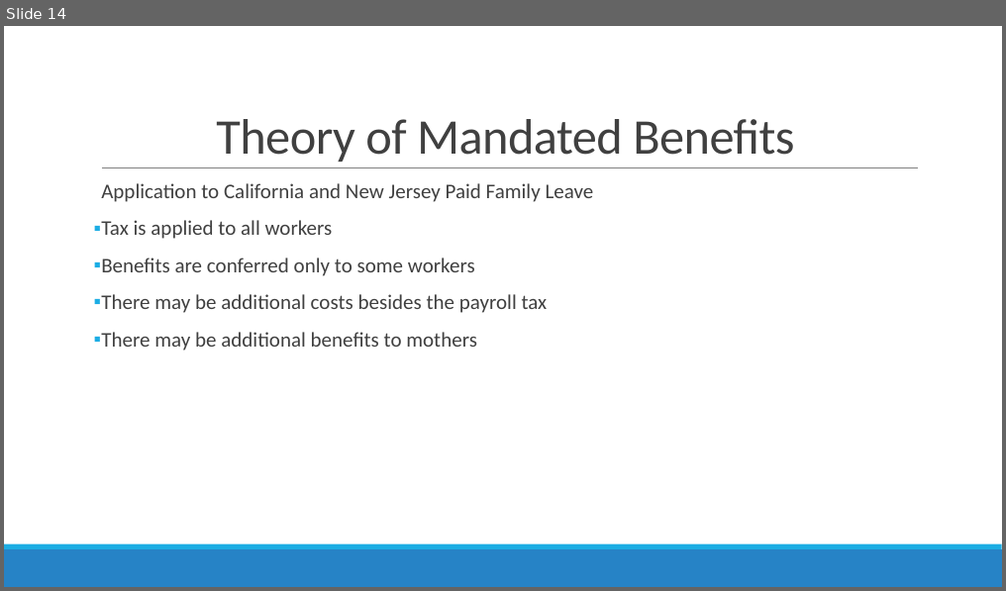
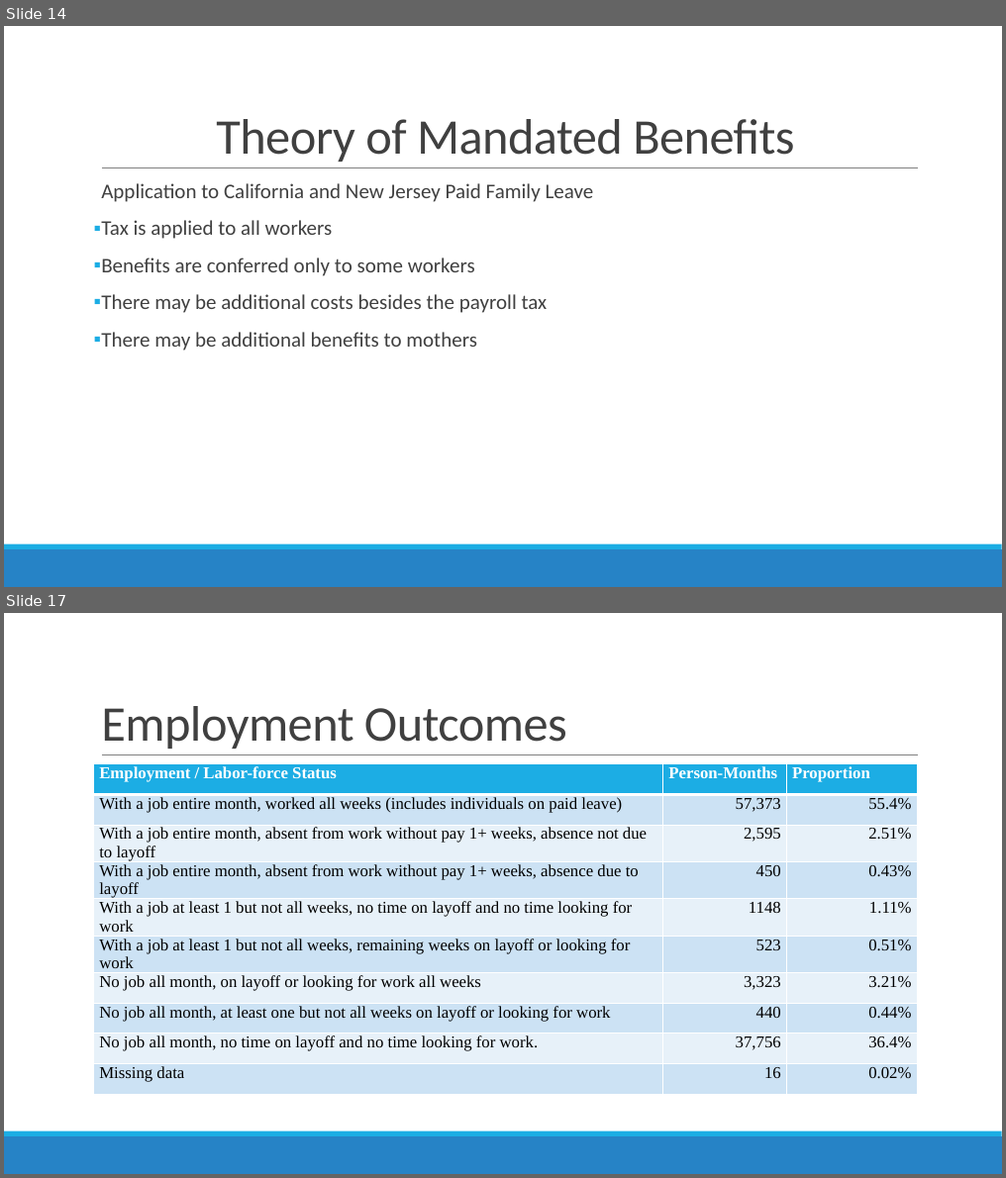
Before and after one commit to alexgoldsmith/Thesis, a slide deck: Thesis.pptx. Shown one above the other, each under a label of ours: slide 14 before the commit, slides 14 and 17 after it; the slides between them are not shown. The pictures are 1006x591 and 1006x1178 pixels, drawn with LibreOffice and Linux fonts; fonts in the diff are those of the drawing. Boxes give left, top, right and bottom in pixels: in the first picture for what was removed or moved away, otherwise in the second. Text is boxed around its words. In the diff, an @@ line names an element or a change of style, - is before the commit and + after.

```diff
--- a/Thesis.pptx
+++ b/Thesis.pptx
@@ slide 17 added at [4, 613, 1002, 1174], background #FFFFFF; not listed: 3 template elements that a slide beside it also shows @@
@@ title added at [101, 706, 567, 749], 48 pt, text #404040 @@
+Employment Outcomes
@@ table added at [94, 764, 918, 1106], 10 rows, 3 columns @@
+Employment / Labor-force Status | Person-Months | Proportion
+With a job entire month, worked all weeks (includes individuals on paid leave) | 57,373 | 55.4%
+With a job entire month, absent from work without pay 1+ weeks, absence not due to layoff | 2,595 | 2.51%
+With a job entire month, absent from work without pay 1+ weeks, absence due to layoff | 450 | 0.43%
+With a job at least 1 but not all weeks, no time on layoff and no time looking for work | 1148 | 1.11%
+With a job at least 1 but not all weeks, remaining weeks on layoff or looking for work | 523 | 0.51%
+No job all month, on layoff or looking for work all weeks | 3,323 | 3.21%
+No job all month, at least one but not all weeks on layoff or looking for work | 440 | 0.44%
+No job all month, no time on layoff and no time looking for work. | 37,756 | 36.4%
+Missing data | 16 | 0.02%
```
Also in this commit, not shown: 4 other slides added.
